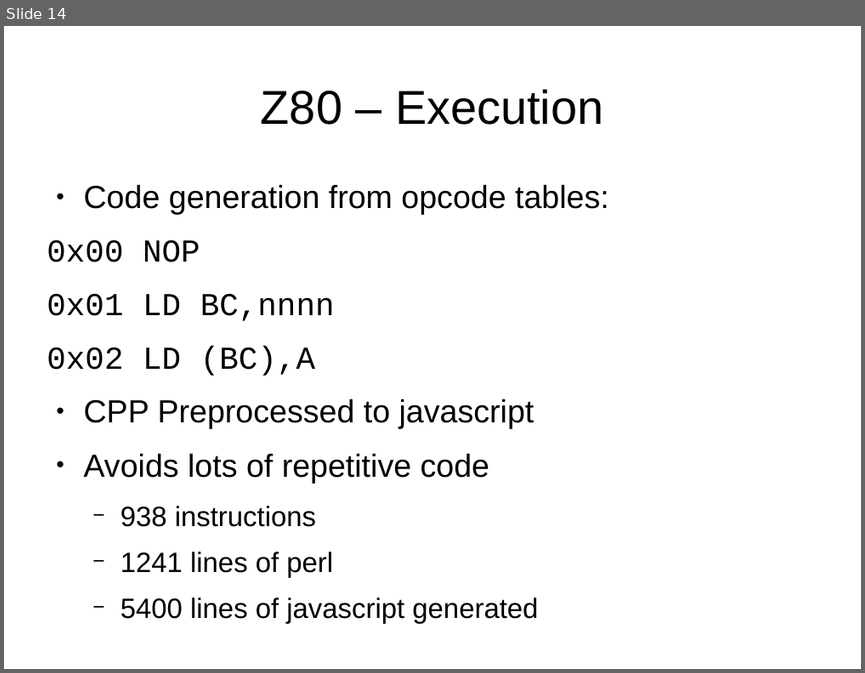
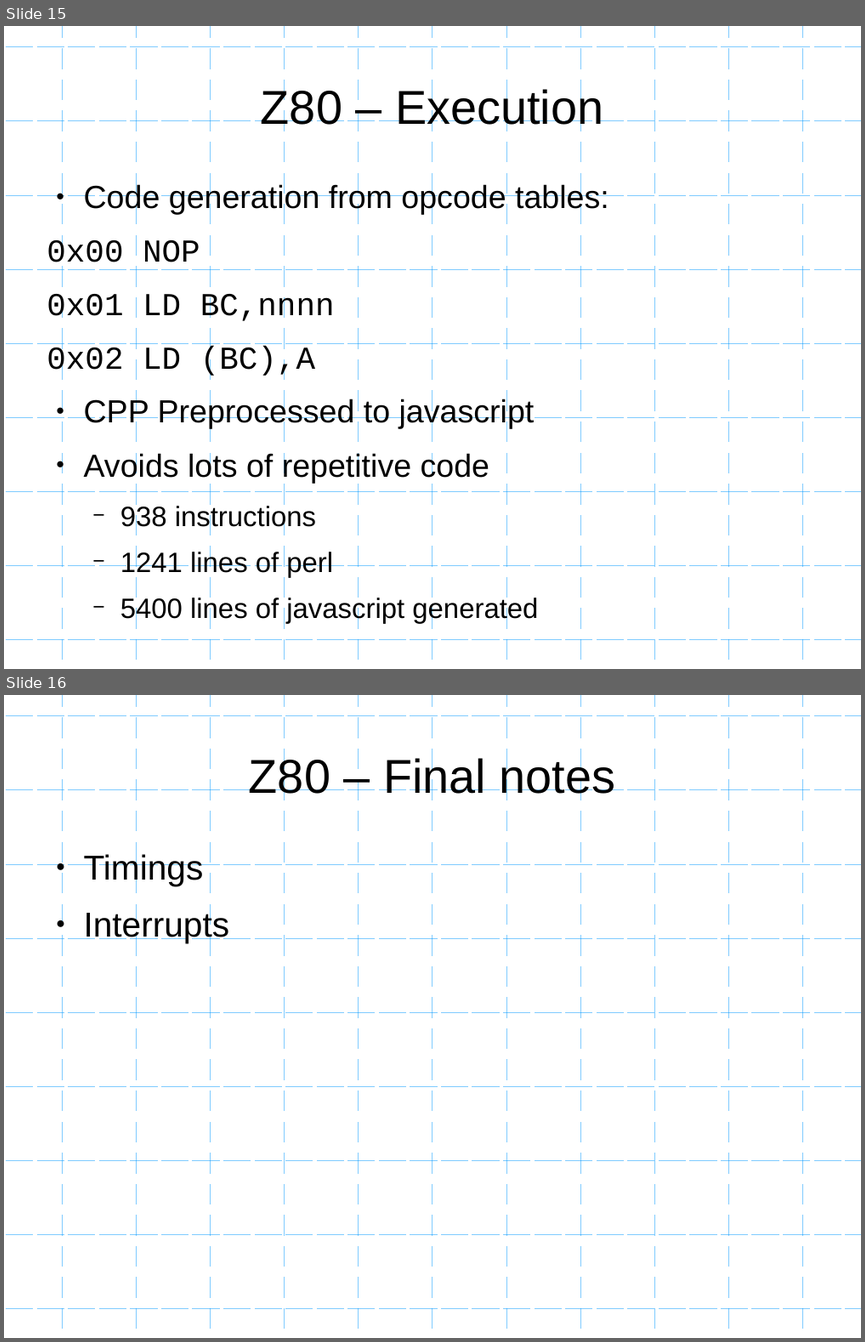
Before and after one commit to mattgodbolt/miracle-sms-emulator, a slide deck: emulating.odp. Shown one above the other, each under a label of ours: slide 14 before the commit, slides 15 and 16 after it. The pictures are 865x673 and 865x1342 pixels, drawn with LibreOffice and Linux fonts; fonts in the diff are those of the drawing; background and template pictures are left out. Boxes give left, top, right and bottom in pixels: in the first picture for what was removed or moved away, otherwise in the second. Text is boxed around its words. In the diff, an @@ line names an element or a change of style, - is before the commit and + after.

```diff
--- a/emulating.odp
+++ b/emulating.odp
@@ slide 16 added at <box>4,695,861,1338</box>, background #FFFFFF; not listed: 2 template elements that a slide beside it also shows @@
@@ title added at <box>249,755,616,800</box>, 44 pt, text #000000 @@
+Z80 – Final notes
@@ text added at <box>84,852,230,943</box>, 32 pt, text #000000 @@
+● Timings
+● Interrupts
@@ what was slide 14 is now slide 15 @@
@@ slide 15 changed as well @@
@@ freeform shape added at <box>4,47,861,640</box>, outline #0099FF 0 pt @@
@@ freeform shape added at <box>63,26,803,665</box>, outline #0099FF 0 pt @@
```
Also in this commit, not shown: 24 other slides changed, 5 other slides added, 5 other files.
